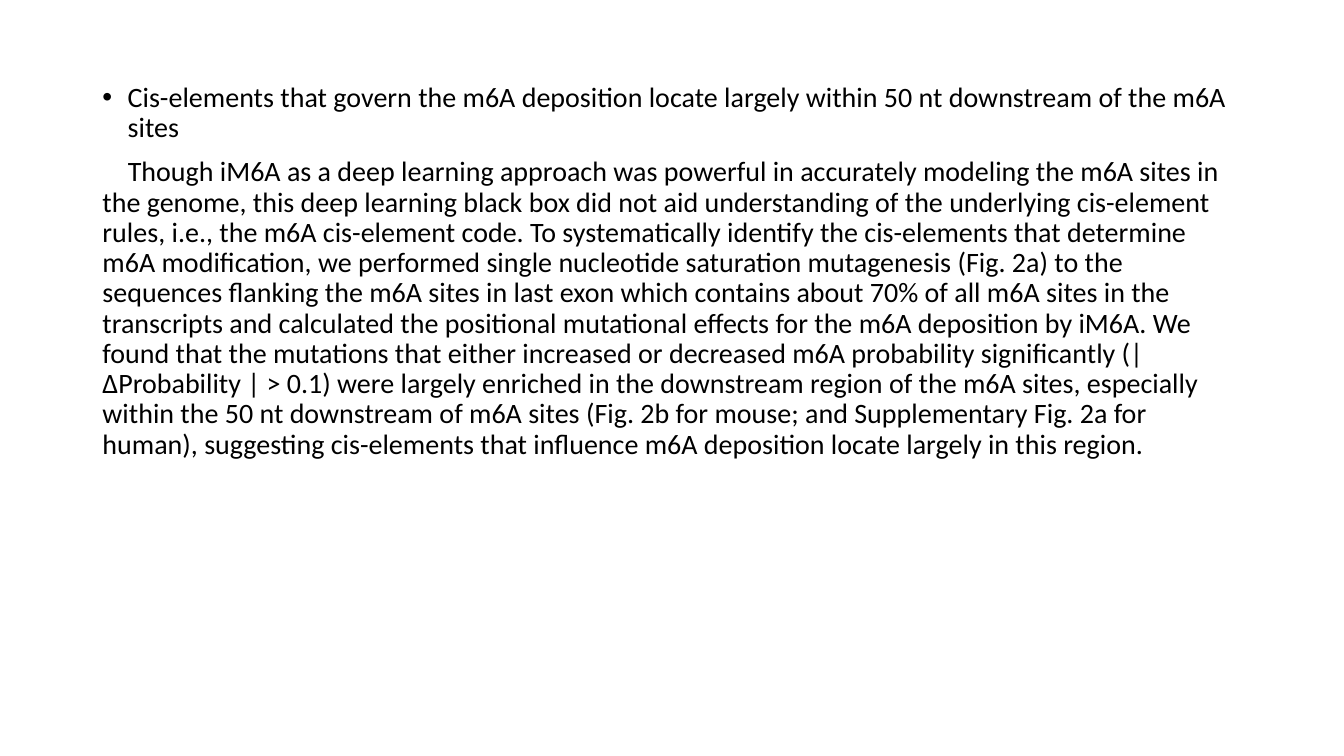
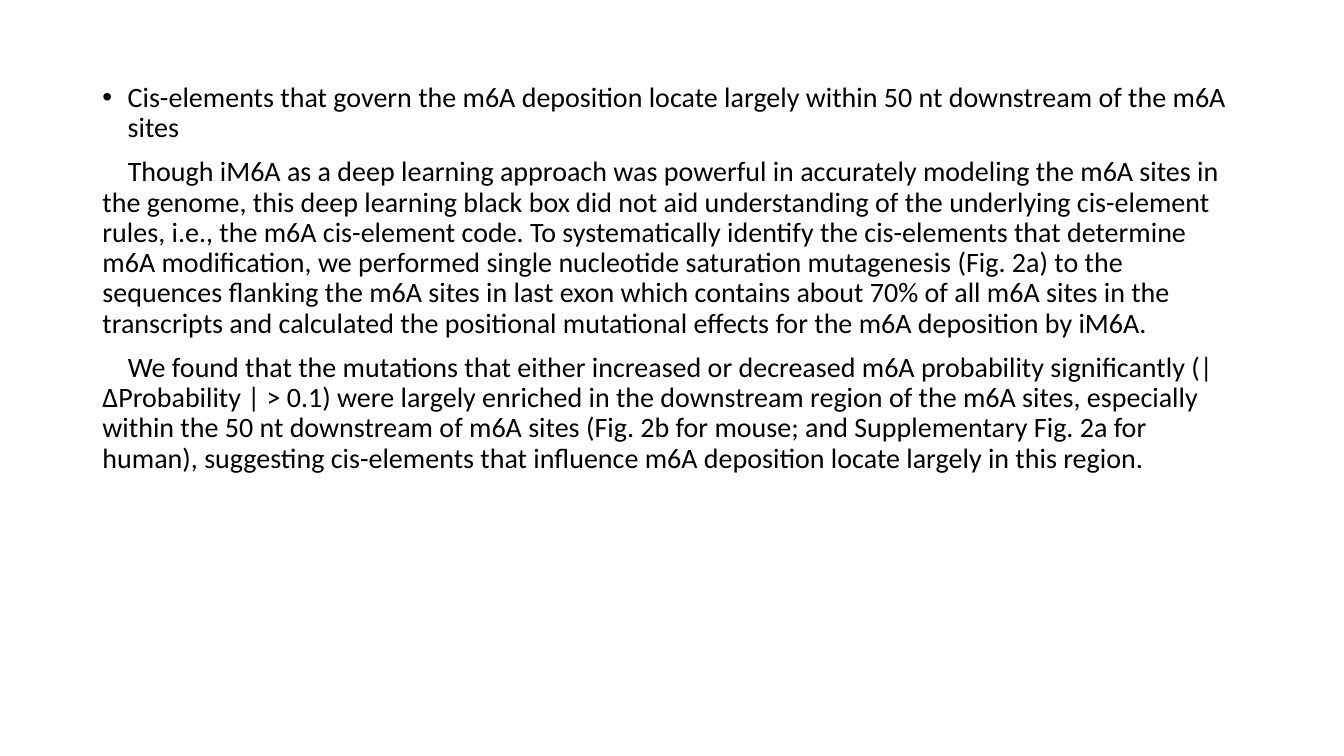
Before and after one commit to YanChengHuang/paper_implement, a slide deck: slide 31 of iM6A/presentation/iM6A.pptx. Drawn at 1344x756 pixels with LibreOffice and Linux fonts; fonts in the diff are those of the drawing. Boxes give left, top, right and bottom in pixels: in the first picture for what was removed or moved away, otherwise in the second. Text is boxed around its words. In the diff, an @@ line names an element or a change of style, - is before the commit and + after.

Commit message:
revise powerpoint

```diff
--- a/iM6A/presentation/iM6A.pptx
+++ b/iM6A/presentation/iM6A.pptx
@@ text at <box>102,161,1218,473</box>: text changed @@
-Though iM6A as a deep learning approach was powerful in accurately modeling the m6A sites in the genome, this deep learning black box did not aid understanding of the underlying cis-element rules, i.e., the m6A cis-element code. To systematically identify the cis-elements that determine m6A modification, we performed single nucleotide saturation mutagenesis (Fig. 2a) to the sequences flanking the m6A sites in last exon which contains about 70% of all m6A sites in the transcripts and calculated the positional mutational effects for the m6A deposition by iM6A. We found that the mutations that either increased or decreased m6A probability significantly (|ΔProbability | > 0.1) were largely enriched in the downstream region of the m6A sites, especially within the 50 nt downstream of m6A sites (Fig. 2b for mouse; and Supplementary Fig. 2a for human), suggesting cis-elements that influence m6A deposition locate largely in this region.
+Though iM6A as a deep learning approach was powerful in accurately modeling the m6A sites in the genome, this deep learning black box did not aid understanding of the underlying cis-element rules, i.e., the m6A cis-element code. To systematically identify the cis-elements that determine m6A modification, we performed single nucleotide saturation mutagenesis (Fig. 2a) to the sequences flanking the m6A sites in last exon which contains about 70% of all m6A sites in the transcripts and calculated the positional mutational effects for the m6A deposition by iM6A.
+We found that the mutations that either increased or decreased m6A probability significantly (|ΔProbability | > 0.1) were largely enriched in the downstream region of the m6A sites, especially within the 50 nt downstream of m6A sites (Fig. 2b for mouse; and Supplementary Fig. 2a for human), suggesting cis-elements that influence m6A deposition locate largely in this region.
```
Also in this commit, not shown: 3 other slides changed, 1 slide added, 1 slide removed.
